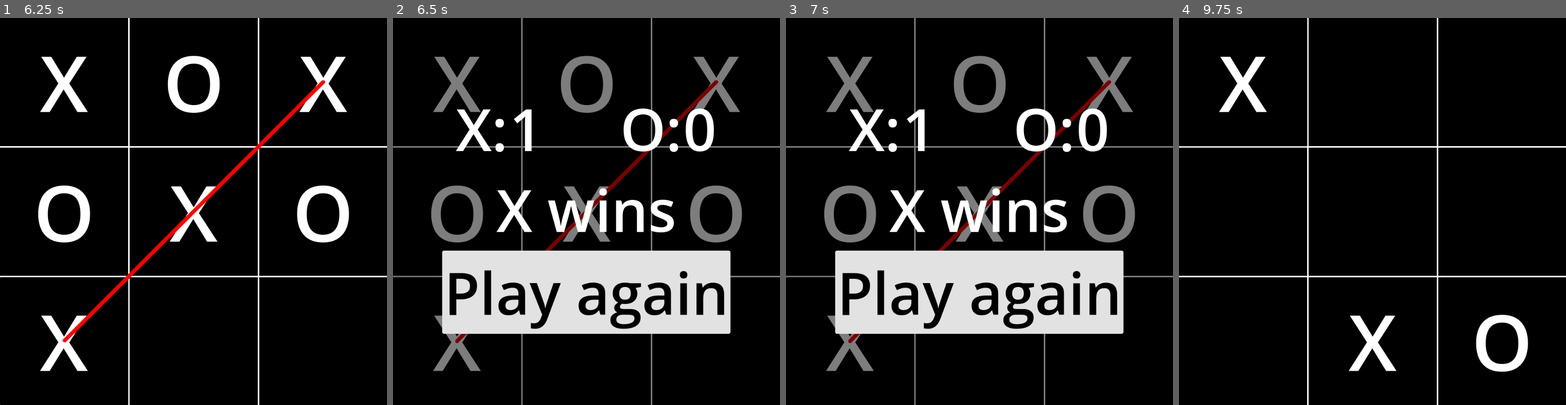
Above: before the commit, frames 1-4 (left to right).
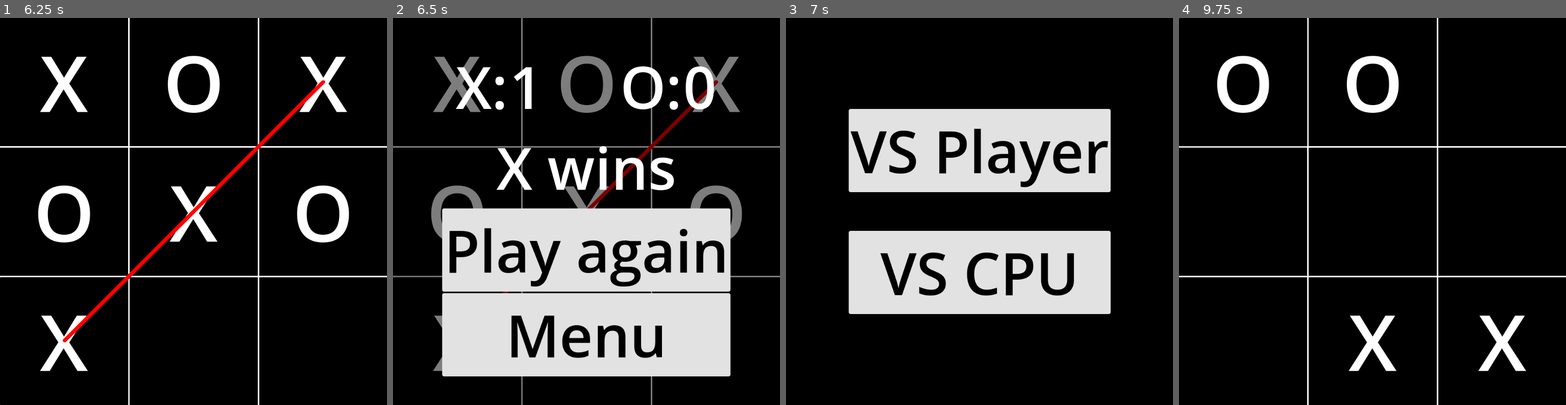
Above: after the commit, the same moments.

Repository: Vorgenstad/tic-tac-toe
Game: Godot game, scene res://scenes/main.tscn
Same seed, same stepped clock (60 frames per second), same inputs: the game is played once before the commit and once after it.
Inputs (mouse positions are in pixels of both pictures, inside the frame that each line leads up to):
- Up to frame 1 (6.25 s): click "VS Player" at 0.5 s; click (65, 83) at 1.25 s; click (193, 83) at 2 s; click (325, 83) at 2.75 s; click (65, 211) at 3.5 s; click (193, 211) at 4.25 s; click (325, 211) at 5 s; click (65, 343) at 5.75 s
- Up to frame 2 (6.5 s): no input
- Up to frame 3 (7 s): click (979, 335) at 6.5 s, where only the run after the commit has a clickable "Menu"
- Up to frame 4 (9.75 s): click (1372, 292) at 7.25 s, where only the run before the commit has a clickable "Play again"; click (1372, 343) at 8 s; click (1504, 343) at 8.75 s; click (1244, 83) at 9.52 s

Frame 1 is identical in both runs. In frame 2, 26% of the frame differs, in the area x 12-88%, y 12-93%; in frame 3, 31%, in the area x 0-100%, y 0-100%; in frame 4, 3.4%.

Commit message:
Added button to return to main manu after game

Diff:
--- a/scenes/game.tscn
+++ b/scenes/game.tscn
@@ -15,4 +15,5 @@
 visible = false
 
 [connection signal="cell_marked" from="Board" to="." method="_on_board_cell_marked"]
+[connection signal="exit_actioned" from="UI" to="." method="_on_ui_exit_actioned"]
 [connection signal="restart_actioned" from="UI" to="." method="_on_ui_restart_actioned"]
--- a/scenes/main.tscn
+++ b/scenes/main.tscn
@@ -6,7 +6,8 @@
 
 [node name="Main" type="Node"]
 script = ExtResource("1_hlaqq")
-gameScene = ExtResource("2_ulr7q")
+menu_scene = ExtResource("1_d76a3")
+game_scene = ExtResource("2_ulr7q")
 
 [node name="Menu" parent="." instance=ExtResource("1_d76a3")]
 
--- a/scenes/ui.tscn
+++ b/scenes/ui.tscn
@@ -62,4 +62,9 @@
 layout_mode = 2
 text = "Play again"
 
+[node name="MenuButton" type="Button" parent="PanelContainer/CenterContainer/VBoxContainer"]
+layout_mode = 2
+text = "Menu"
+
 [connection signal="pressed" from="PanelContainer/CenterContainer/VBoxContainer/RestartButton" to="." method="_on_restart_button_pressed"]
+[connection signal="pressed" from="PanelContainer/CenterContainer/VBoxContainer/MenuButton" to="." method="_on_menu_button_pressed"]
--- a/scripts/game.gd
+++ b/scripts/game.gd
@@ -1,5 +1,7 @@
 class_name Game
 extends Node2D
+
+signal exit_actioned
 
 var _plays := 0
 
@@ -105,3 +107,6 @@
 func _on_ui_restart_actioned() -> void:
 	_ui.visible = false
 	reset()
+
+func _on_ui_exit_actioned() -> void:
+	exit_actioned.emit()
--- a/scripts/main.gd
+++ b/scripts/main.gd
@@ -1,9 +1,12 @@
 extends Node
 
-@export var gameScene: PackedScene
+@export var menu_scene: PackedScene
+@export var game_scene: PackedScene
 
-func _on_menu_start_actioned(secondPlayerType: Constants.SecondPlayerType) -> void:
-	var game: Game = gameScene.instantiate()
+func _setup_game(secondPlayerType: Constants.SecondPlayerType) -> Game:
+	var game: Game = game_scene.instantiate()
+
+	game.exit_actioned.connect(_on_game_exit_actioned)
 
 	var firstPlayer := HumanPlayer.new(Constants.CellValue.X)
 
@@ -11,9 +14,7 @@
 
 	game.initialize(firstPlayer, secondPlayer)
 
-	add_child(game)
-
-	$Menu.queue_free()
+	return game
 
 func _build_second_player(secondPlayerType: Constants.SecondPlayerType) -> Player:
 	match secondPlayerType:
@@ -25,3 +26,19 @@
 			assert(false, "Unexpected second player type")
 
 	return null
+
+func _on_menu_start_actioned(secondPlayerType: Constants.SecondPlayerType) -> void:
+	var game := _setup_game(secondPlayerType)
+
+	add_child(game)
+
+	$Menu.queue_free()
+
+func _on_game_exit_actioned() -> void:
+	var menu := menu_scene.instantiate()
+
+	menu.start_actioned.connect(_on_menu_start_actioned)
+
+	add_child(menu)
+
+	$Game.queue_free()
--- a/scripts/ui.gd
+++ b/scripts/ui.gd
@@ -2,6 +2,7 @@
 extends CanvasLayer
 
 signal restart_actioned
+signal exit_actioned
 
 @onready var _info_label = %InfoLabel
 @onready var _x_score_label = %XScoreLabel
@@ -22,3 +23,6 @@
 
 func _on_restart_button_pressed() -> void:
 	restart_actioned.emit()
+
+func _on_menu_button_pressed() -> void:
+	exit_actioned.emit()
